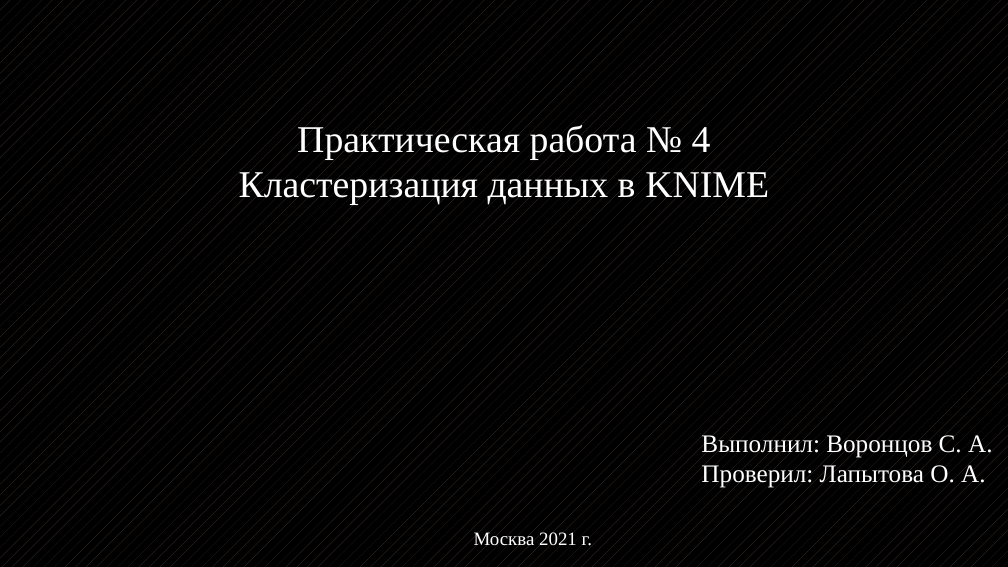
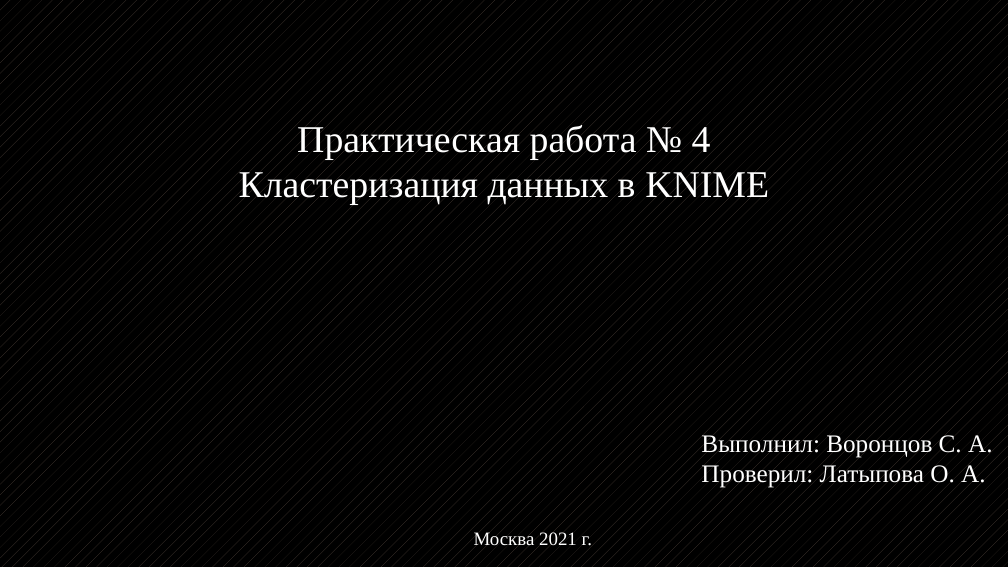
Before and after one commit to C1rfa/mag_intellectual_tech, a slide deck: slide 1 of presentation4.pptx. Drawn at 1008x567 pixels with LibreOffice and Linux fonts; fonts in the diff are those of the drawing. Boxes give left, top, right and bottom in pixels: in the first picture for what was removed or moved away, otherwise in the second. Text is boxed around its words. In the diff, an @@ line names an element or a change of style, - is before the commit and + after.

Commit message:
doc(./presentation): fixed mistypes. added pdf version of presentation

```diff
--- a/presentation4.pptx
+++ b/presentation4.pptx
@@ text at (701, 465, 986, 488): text changed @@
-Проверил: Лапытова О. А.
+Проверил: Латыпова О. А.
```
Also in this commit, not shown: 1 other file.
